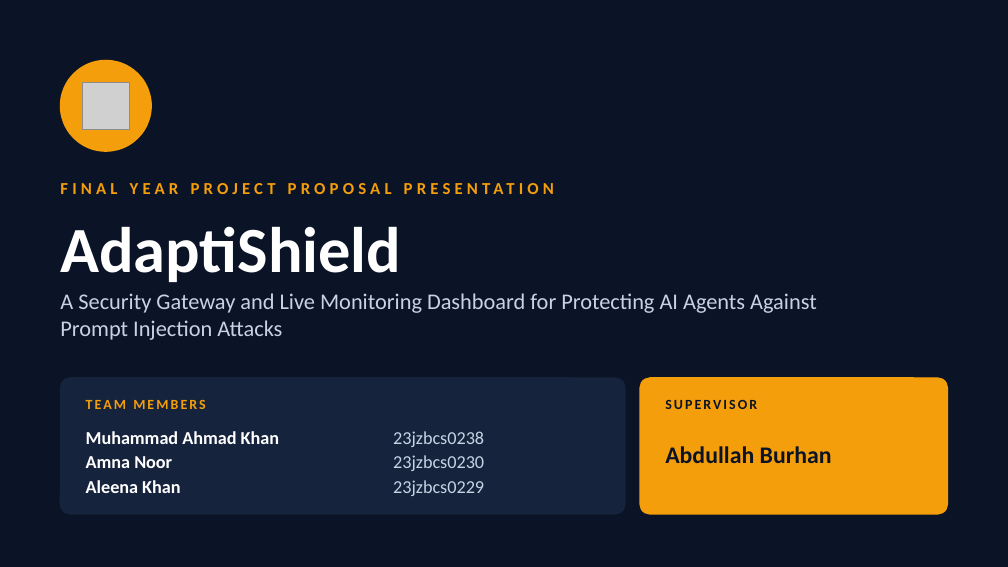
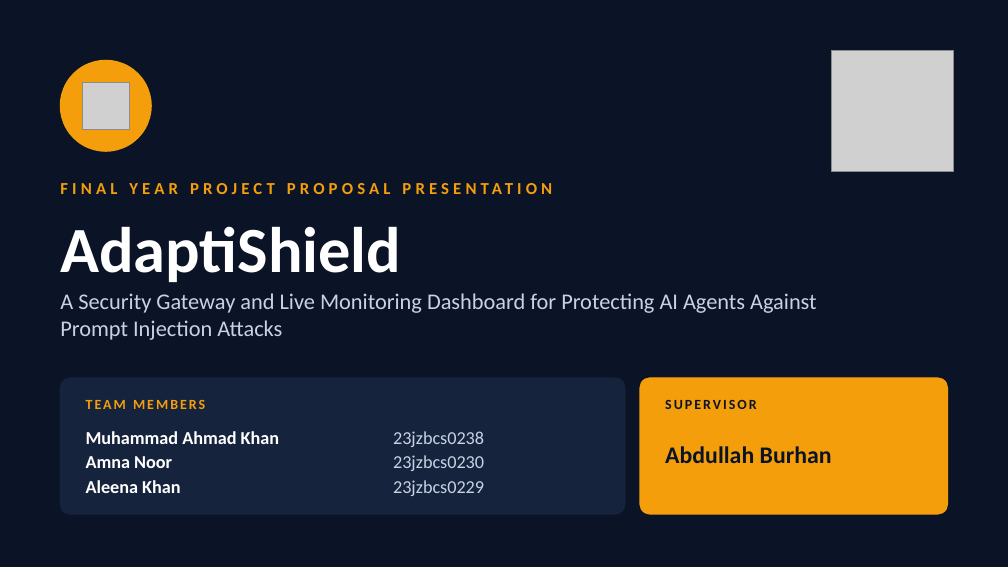
Before and after one commit to ahmadkhanraj01/adaptishield_FYP, a slide deck: slide 1 of FYP/AdaptiShield_FirstPresentation.pptx. Drawn at 1008x567 pixels with LibreOffice and Linux fonts; fonts in the diff are those of the drawing; grey boxes stand for pictures. Boxes give left, top, right and bottom in pixels: in the first picture for what was removed or moved away, otherwise in the second. Text is boxed around its words. In the diff, an @@ line names an element or a change of style, - is before the commit and + after.

```diff
--- a/FYP/AdaptiShield_FirstPresentation.pptx
+++ b/FYP/AdaptiShield_FirstPresentation.pptx
@@ picture added at (x1=832, y1=50, x2=954, y2=171) @@
@@ text "TEAM MEMBERS" at (x1=86, y1=400, x2=205, y2=409): letter spacing 1.5 to 1.4 pt @@
```
Also in this commit, not shown: 3 other slides changed, 10 other files.
